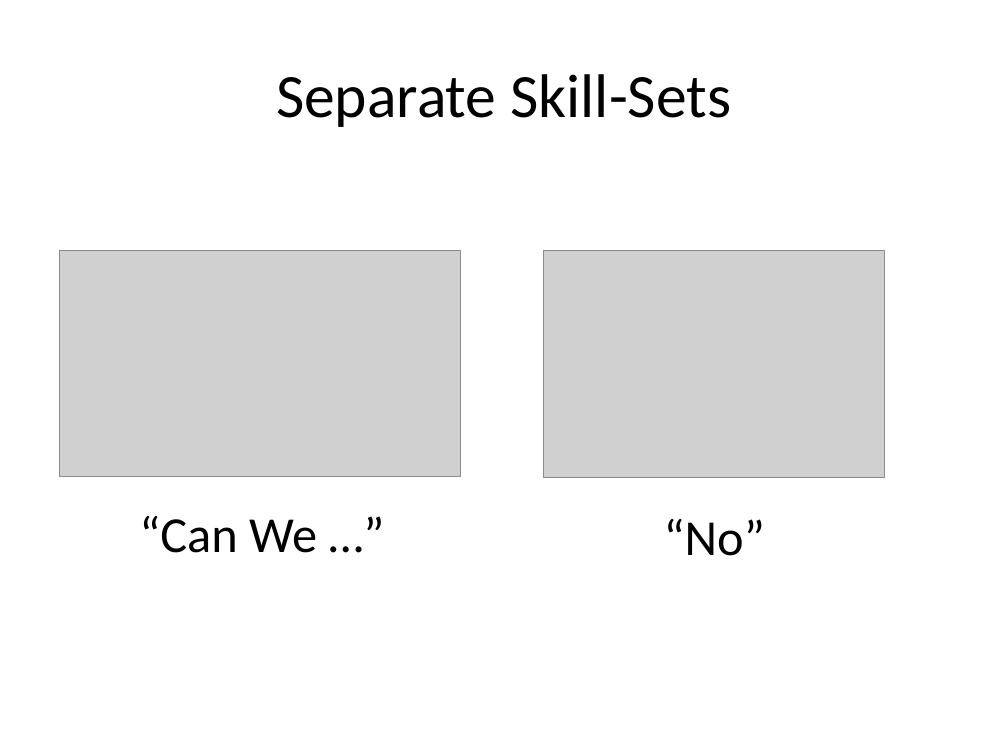
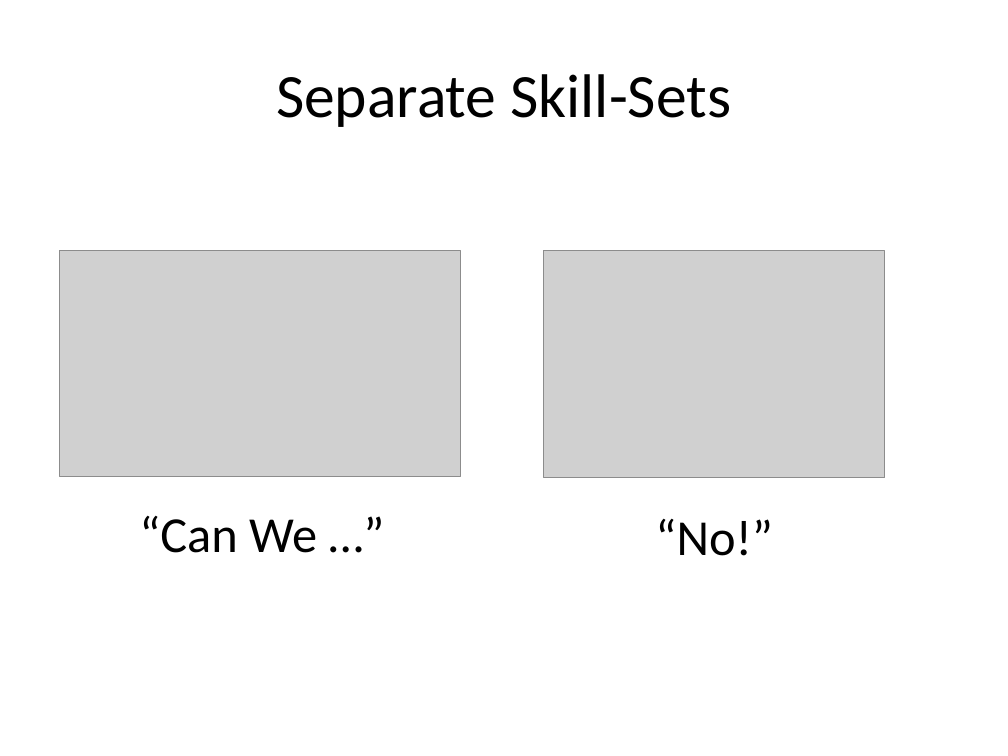
Before and after one commit to alexdgarland/database-demos, a slide deck: slide 11 of Slides/Not Only SQL - Picking A Database for DotNET.pptx. Drawn at 1008x756 pixels with LibreOffice and Linux fonts; fonts in the diff are those of the drawing; grey boxes stand for pictures. Boxes give left, top, right and bottom in pixels: in the first picture for what was removed or moved away, otherwise in the second. Text is boxed around its words. In the diff, an @@ line names an element or a change of style, - is before the commit and + after.

```diff
--- a/Slides/Not Only SQL - Picking A Database for DotNET.pptx
+++ b/Slides/Not Only SQL - Picking A Database for DotNET.pptx
@@ text at (x1=655, y1=519, x2=773, y2=556): text changed @@
-“No”
+“No!”
```
Also in this commit, not shown: 7 other slides changed, 2 slides added, 1 slide removed.
